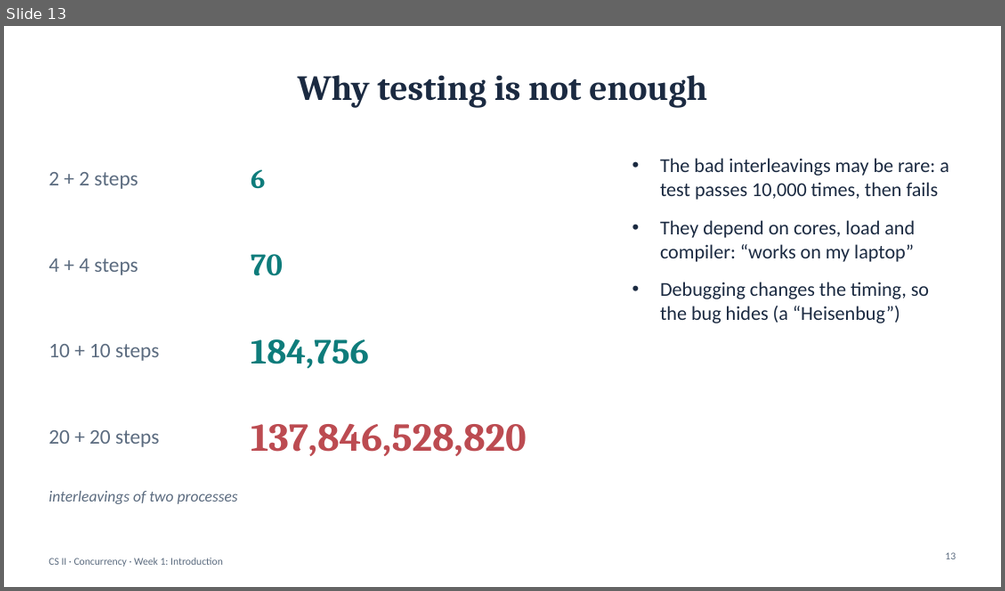
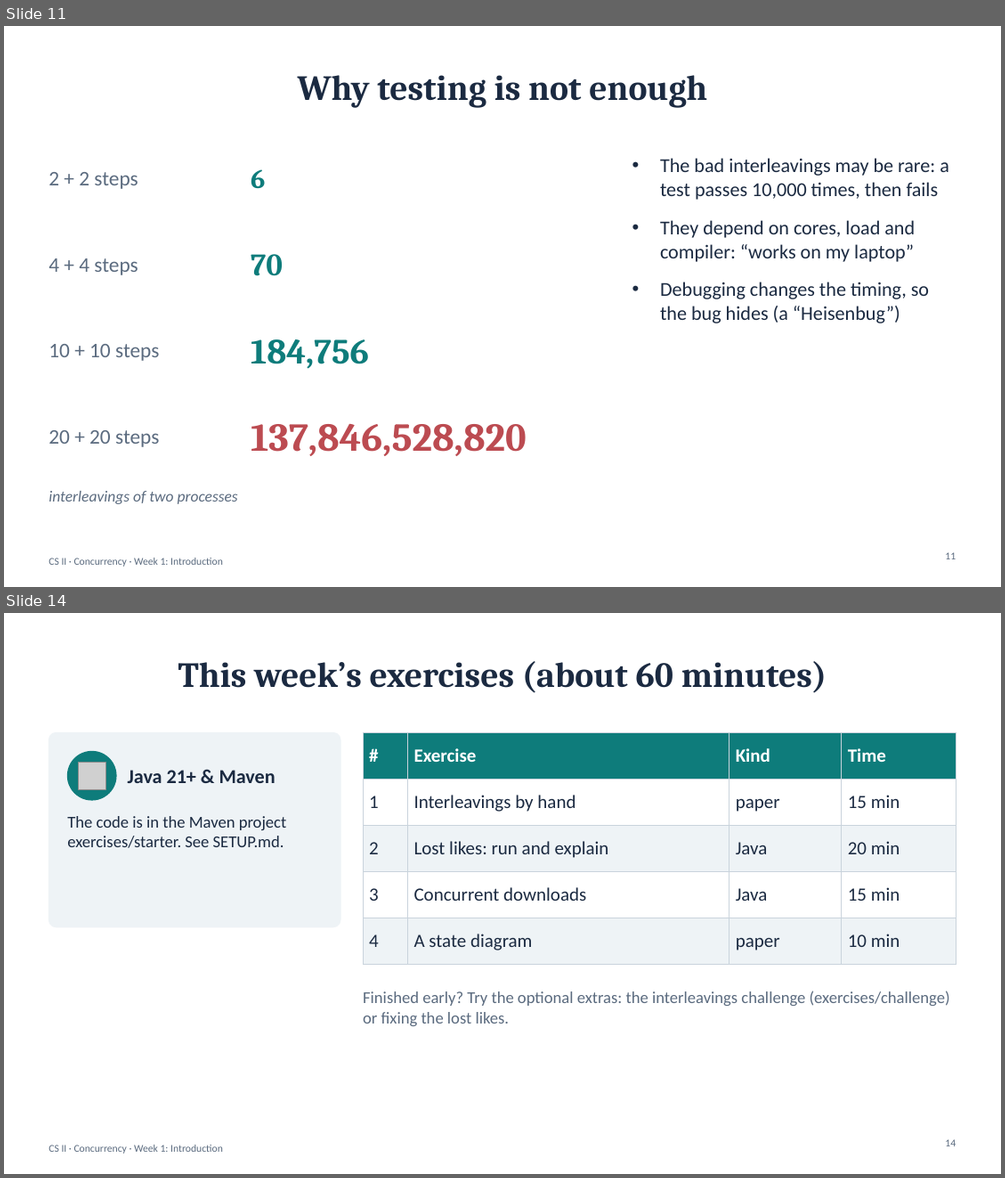
Before and after one commit to Beb200/okbu-progarming-nootbook, a slide deck: concurrency/course/week1-introduction/week1-slides.pptx. Shown one above the other, each under a label of ours: slide 13 before the commit, slides 11 and 14 after it; the slides between them are not shown. The pictures are 1005x591 and 1005x1178 pixels, drawn with LibreOffice and Linux fonts; fonts in the diff are those of the drawing; grey boxes stand for pictures. Boxes give left, top, right and bottom in pixels: in the first picture for what was removed or moved away, otherwise in the second. Text is boxed around its words. In the diff, an @@ line names an element or a change of style, - is before the commit and + after.

Commit message:
Update concurrency materials: Weeks 1 and 2 (100-minute in-class version)
Week 1 revised and Week 2 added under concurrency/course/: talk slides,
tutorial handouts, in-class exercises (Maven starter projects), optional
challenge projects, and the Week 2 demos. FSP/LTSA removed in favour of
hand-drawn state diagrams.

```diff
--- a/concurrency/course/week1-introduction/week1-slides.pptx
+++ b/concurrency/course/week1-introduction/week1-slides.pptx
@@ slide 14 added at bbox=[4, 613, 1001, 1174], background #FFFFFF; not listed: 1 template element that a slide beside it also shows @@
@@ title added at bbox=[178, 661, 826, 693], 34 pt, text #1B2A41, bold @@
+This week’s exercises (about 60 minutes)
@@ rounded rectangle added at bbox=[48, 732, 340, 927], fill #EEF3F6, outline #EEF3F6 1 pt @@
@@ table added at bbox=[363, 732, 956, 954], 5 rows, 4 columns @@
+# | Exercise | Kind | Time
+1 | Interleavings by hand | paper | 15 min
+2 | Lost likes: run and explain | Java | 20 min
+3 | Concurrent downloads | Java | 15 min
+4 | A state diagram | paper | 10 min
@@ ellipse added at bbox=[67, 751, 116, 800], fill #0E7C7B, outline #0E7C7B 1 pt @@
@@ picture added at bbox=[78, 762, 105, 788] @@
@@ text added at bbox=[128, 770, 275, 783], 19 pt, text #1B2A41, bold @@
+Java 21+ & Maven
@@ text added at bbox=[67, 816, 287, 848], 16 pt, text #1B2A41 @@
+The code is in the Maven project exercises/starter. See SETUP.md.
@@ text added at bbox=[363, 990, 950, 1026], 16 pt, text #5B6B7F @@
+Finished early? Try the optional extras: the interleavings challenge (exercises/challenge) or fixing the lost likes.
@@ page number added at bbox=[945, 1139, 955, 1146], 10 pt, text #5B6B7F @@
+14
@@ what was slide 13 is now slide 11 @@
@@ page number at bbox=[945, 552, 955, 559]: text changed @@
-13
+11
```
Also in this commit, not shown: 4 slides changed, 1 other slide added, 12 slides removed, 32 other files.
